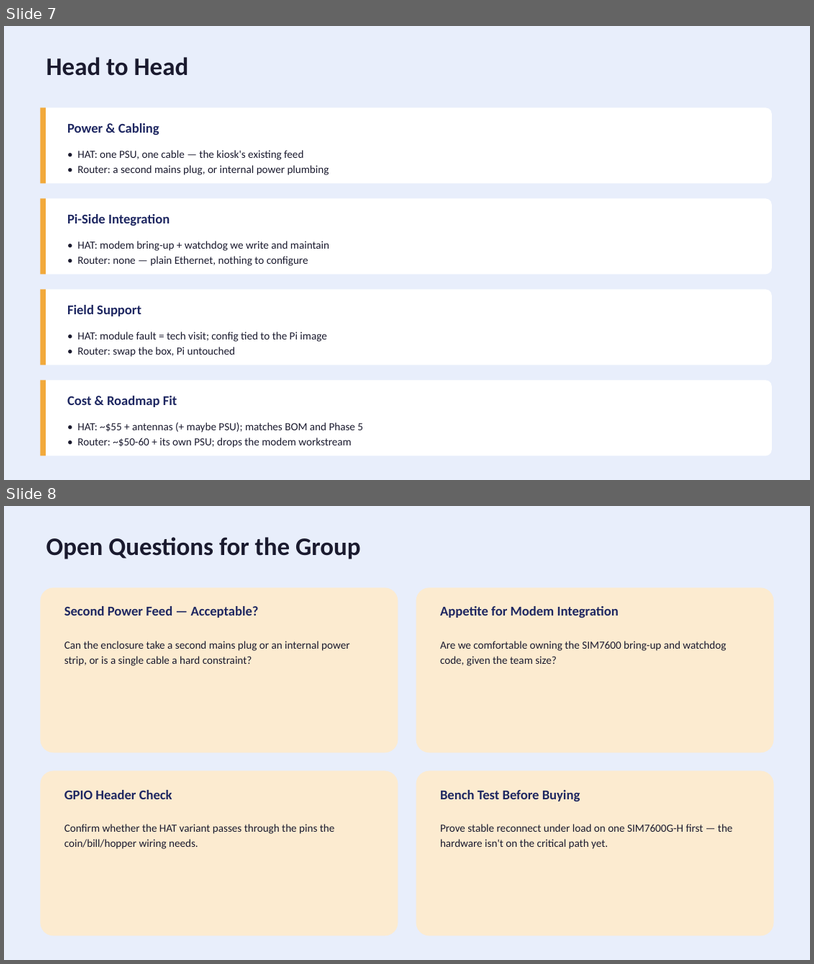
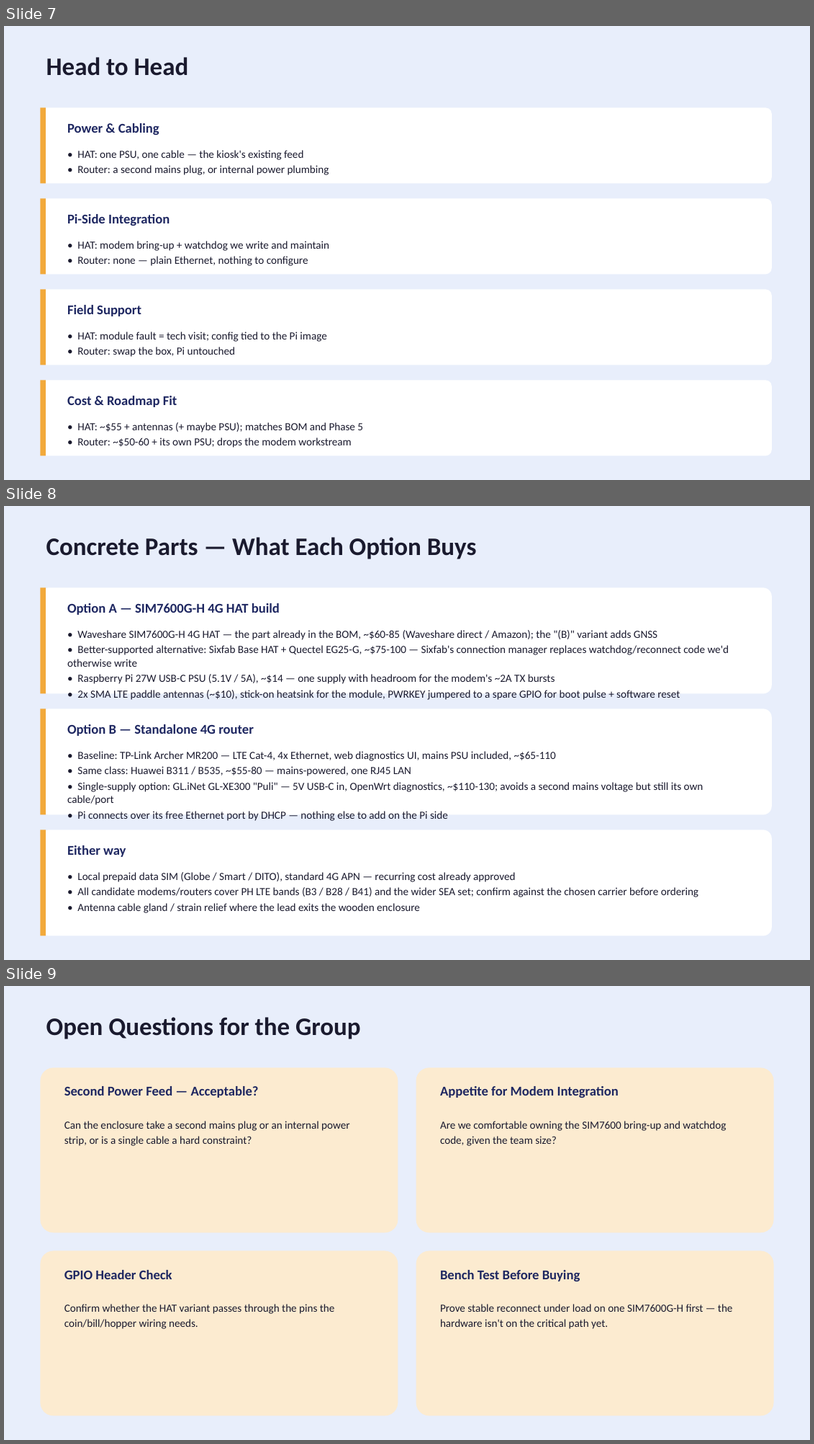
Before and after one commit to ku-ro-wa/SSP-Plus, a slide deck: docs/progress-updates/progress_update_2026-08-28_uplink.pptx. Shown one above the other, each under a label of ours: slides 7 and 8 before the commit, slides 7, 8 and 9 after it. The pictures are 814x964 and 814x1444 pixels, drawn with LibreOffice and Linux fonts; fonts in the diff are those of the drawing. Boxes give left, top, right and bottom in pixels: in the first picture for what was removed or moved away, otherwise in the second. Text is boxed around its words. In the diff, an @@ line names an element or a change of style, - is before the commit and + after.

```diff
--- a/docs/progress-updates/progress_update_2026-08-28_uplink.pptx
+++ b/docs/progress-updates/progress_update_2026-08-28_uplink.pptx
@@ slide 8 added at (4, 506, 810, 960), background #FFFFFF @@
@@ rectangle added at (4, 506, 810, 960), fill #E8EEFB @@
@@ text added at (46, 537, 477, 559), 30 pt, text #1A1A2E, bold @@
+Concrete Parts — What Each Option Buys
@@ rounded rectangle added at (40, 587, 772, 693), fill #FFFFFF @@
@@ rectangle added at (40, 587, 46, 693), fill #F2A93B @@
@@ text added at (67, 603, 280, 615), 16 pt, text #1E2761, bold @@
+Option A — SIM7600G-H 4G HAT build
@@ text added at (67, 630, 730, 700), 13 pt, text #1A1A2E @@
+• Waveshare SIM7600G-H 4G HAT — the part already in the BOM, ~$60-85 (Waveshare direct / Amazon); the "(B)" variant adds GNSS
+• Better-supported alternative: Sixfab Base HAT + Quectel EG25-G, ~$75-100 — Sixfab's connection manager replaces watchdog/reconnect code we'd otherwise write
+• Raspberry Pi 27W USB-C PSU (5.1V / 5A), ~$14 — one supply with headroom for the modem's ~2A TX bursts
+• 2x SMA LTE paddle antennas (~$10), stick-on heatsink for the module, PWRKEY jumpered to a spare GPIO for boot pulse + software reset
@@ rounded rectangle added at (40, 708, 772, 815), fill #FFFFFF @@
@@ rectangle added at (40, 708, 46, 815), fill #F2A93B @@
@@ text added at (67, 724, 254, 736), 16 pt, text #1E2761, bold @@
+Option B — Standalone 4G router
@@ text added at (67, 751, 704, 821), 13 pt, text #1A1A2E @@
+• Baseline: TP-Link Archer MR200 — LTE Cat-4, 4x Ethernet, web diagnostics UI, mains PSU included, ~$65-110
+• Same class: Huawei B311 / B535, ~$55-80 — mains-powered, one RJ45 LAN
+• Single-supply option: GL.iNet GL-XE300 "Puli" — 5V USB-C in, OpenWrt diagnostics, ~$110-130; avoids a second mains voltage but still its own cable/port
+• Pi connects over its free Ethernet port by DHCP — nothing else to add on the Pi side
@@ rounded rectangle added at (40, 830, 772, 936), fill #FFFFFF @@
@@ rectangle added at (40, 830, 46, 936), fill #F2A93B @@
@@ text added at (67, 845, 126, 857), 16 pt, text #1E2761, bold @@
+Either way
@@ text added at (77, 872, 699, 913), 13 pt, text #1A1A2E @@
+• Local prepaid data SIM (Globe / Smart / DITO), standard 4G APN — recurring cost already approved
+• All candidate modems/routers cover PH LTE bands (B3 / B28 / B41) and the wider SEA set; confirm against the chosen carrier before ordering
+• Antenna cable gland / strain relief where the lead exits the wooden enclosure
@@ what was slide 8 is now slide 9 @@
```
Also in this commit, not shown: 2 other files.
